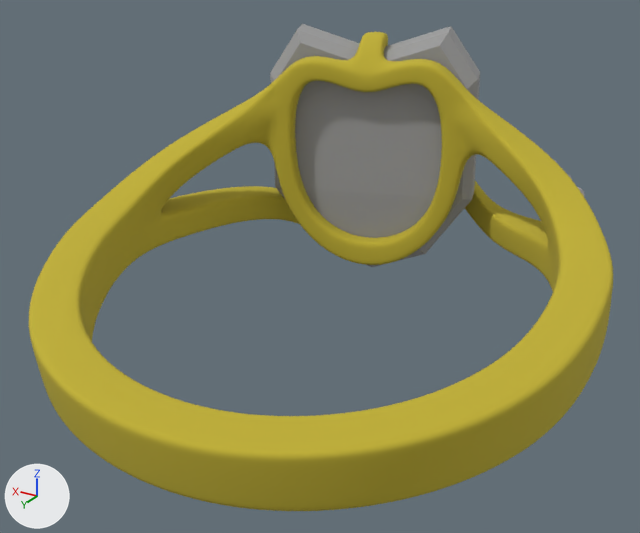
A saved change to the glTF model assets/ring.gltf.
Camera for both pictures: a 50 mm lens placed at (-80.0, 199.4, 91.3), pointed at (6.2, 55.7, 19.5). The axes (+X, +Y, +Z) are drawn at lower left. The lights are the same throughout.

The first picture shows 'Group1', 'Shape01'.
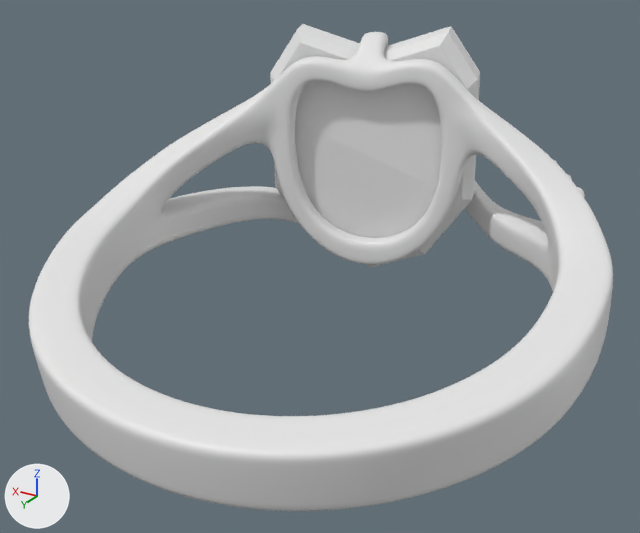
The newer file is also rescaled (x0.01) as a whole; pictures and numbers use the older file's frame.

Changed parts and their boxes [x1, y1, x2, y2] in the pictures (640 x 533 px):
part 1 of me_group1_1, cut back (yellow)
    before: [29, 32, 613, 511]
part 2 of me_group1_1, recoloured
    both: [156, 56, 549, 250]
part 3 of me_shape01_1, recoloured
    both: [274, 24, 585, 267]

The change in detail:
me_shape01_1 has 421 vertices, 758 faces and spans x -35.1..49.4, y -9.2..19.5, z -0.4..61.3.
me_shape01_1 is used by ob_shape01; location (0.0, 0.0, 0.0).
me_shape01_1 part 3: 434 faces spanning x -35.1..49.4, y -9.2..19.5, z -0.4..61.3 switch from mat_wire_086086086 (grey #9d9d9d) to no material.
me_shape01_1 part 4: the surface is now shaded smooth.
me_group1_1 is used by ob_group1; location (0.0, 0.0, 0.0).
me_group1_1 had 47842 vertices, 95692 faces and spanned x -50.1..66.5, y -9.3..112.1, z -0.3..59.2.
me_group1_1 now has 12208 vertices, 24424 faces and spans x -50.1..66.5, y -9.3..112.1, z -0.3..59.1.
me_group1_1 part 1: 8 vertices moved within x 21.6..22.6, y -1.3..-0.2, z 52.1..53.3; 35634 vertices removed from x -50.1..66.5, y -9.3..112.1, z -0.3..59.2.
me_group1_1 part 2: 24 faces spanning x -38.3..65.9, y -2.7..48.0, z 16.8..55.1 switch from mat_wire_134110008 (yellow #c0af32) to no material.
